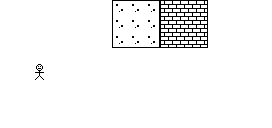
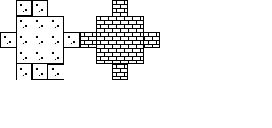
Before/after of a 272 × 128 layered artwork. What changed in the layer stack:
painted on "sheet.png copy" over [0, 0, 208, 80]
